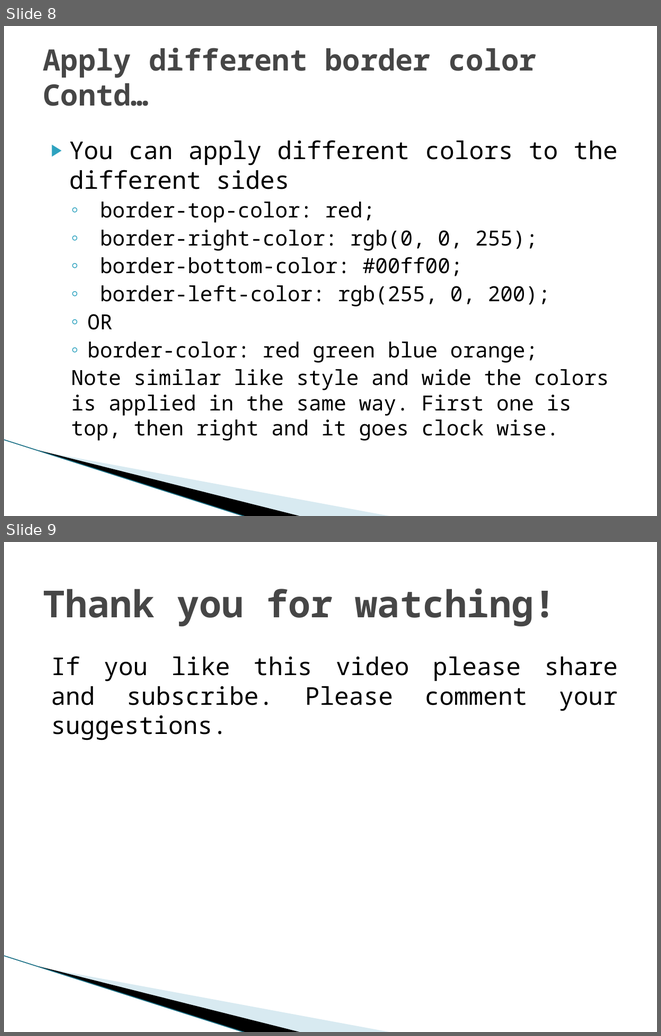
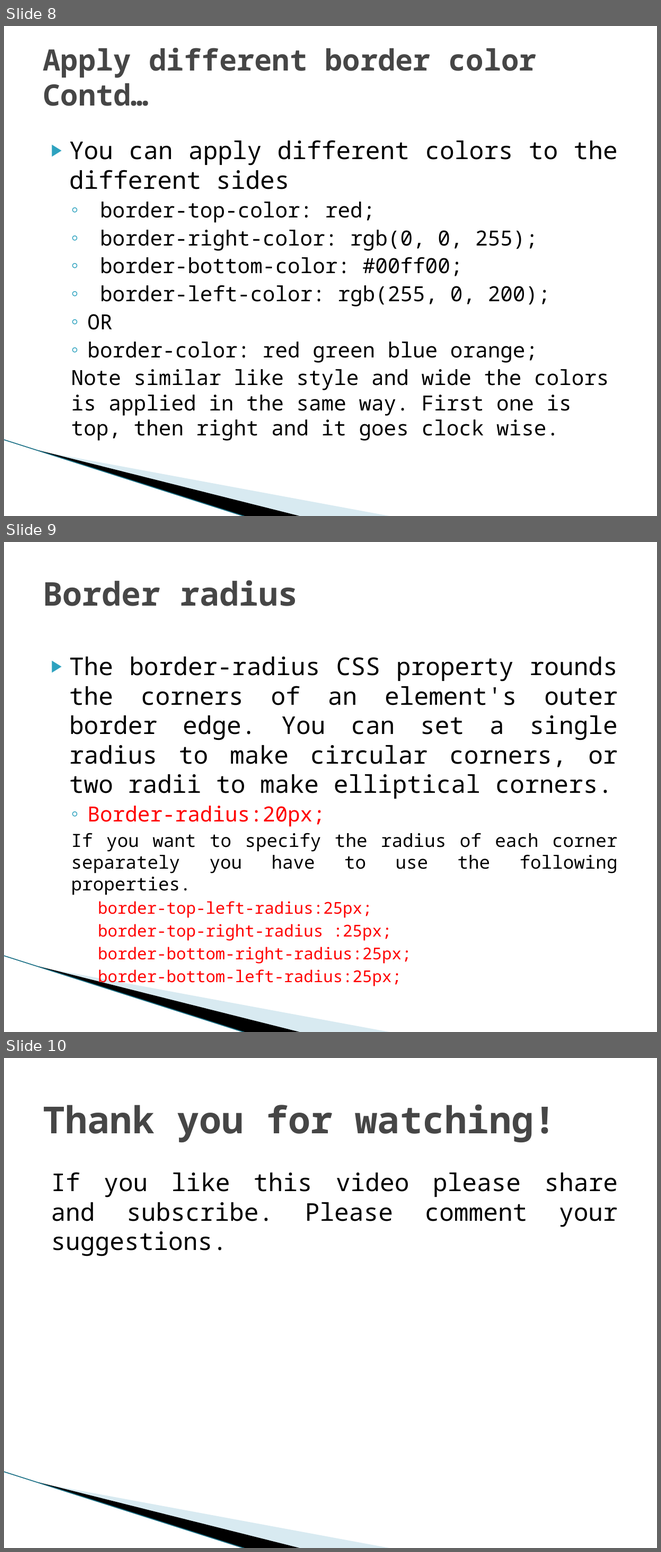
Before and after one commit to biswajitpoddar/youtubeDocuments, a slide deck: CSS PowerPoints/5. CSS Borders.pptx. Shown one above the other, each under a label of ours: slides 8 and 9 before the commit, slides 8, 9 and 10 after it. The pictures are 661x1036 and 661x1552 pixels, drawn with LibreOffice and Linux fonts; fonts in the diff are those of the drawing; background and template pictures are left out. Boxes give left, top, right and bottom in pixels: in the first picture for what was removed or moved away, otherwise in the second. Text is boxed around its words. In the diff, an @@ line names an element or a change of style, - is before the commit and + after.

```diff
--- a/CSS PowerPoints/5. CSS Borders.pptx
+++ b/CSS PowerPoints/5. CSS Borders.pptx
@@ slide 9 added at (4,542,657,1032), background #FFFFFF; not listed: 3 template elements that a slide beside it also shows @@
@@ title added at (43,580,298,606), 36 pt, text #464646, bold @@
+Border radius
@@ text added at (69,656,618,963), 27 pt, text #000000 @@
+▶ The border-radius CSS property rounds the corners of an element's outer border edge. You can set a single radius to make circular corners, or two radii to make elliptical corners.
+  ◦ Border-radius:20px;
+  If you want to specify the radius of each corner separately you have to use the following properties.
+    border-top-left-radius:25px;
+    border-top-right-radius :25px;
+    border-bottom-right-radius:25px;
+    border-bottom-left-radius:25px;
@@ what was slide 9 is now slide 10 @@
```
Also in this commit, not shown: 2 other files.
